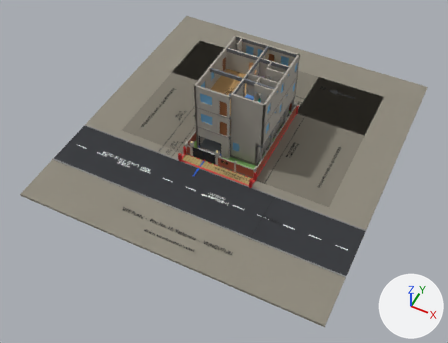
An edit to the glTF model public/models/stages/08_floors_pillars_beams.glb, drawn before and after from the same camera.
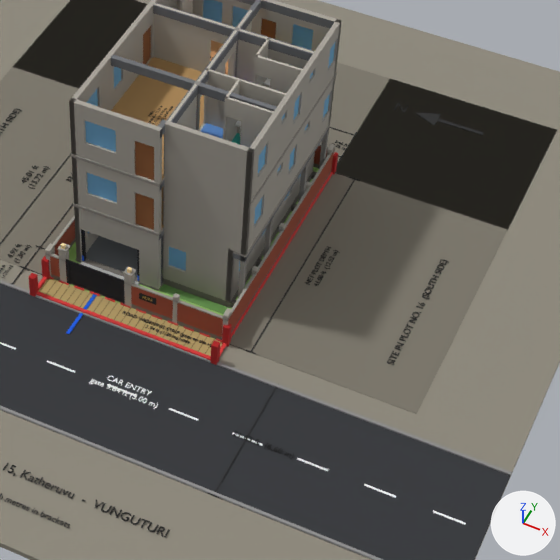
Old and new are each drawn whole from a 50 mm lens placed at (22.4, -49.2, 53.9), pointed at (0.8, -6.2, 0.1) and again close up on the part from 37% to 86% of the width and 13% to 77% of the height. Every picture has the same lights, and +X, +Y and +Z are marked at lower right. The older version's two pictures come first. Where no turn or scale is listed for an object, it has been applied to the vertices. Vertices at exactly the same position are counted once.

In view in the first close-up: '01_Neighbour_Plot', '01_Terrain', '02_Road_Widening', '05_Kerb', '05_Road.001', 'BEAM_Roof', 'FF_Door_Wood', 'FF_Wall_Exterior', 'GF_Ramp', 'GF_Wall_Exterior', 'LBL_SF_0_HALL', 'SF_Door_Wood', 'SF_Floor_Hall', 'SF_Glass', 'SF_Slab_RCC', 'SF_Wall_Exterior', 'SF_Wall_Interior' and 43 more.
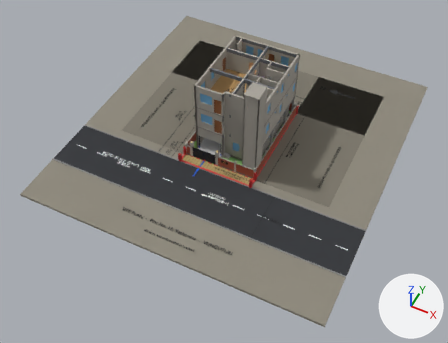
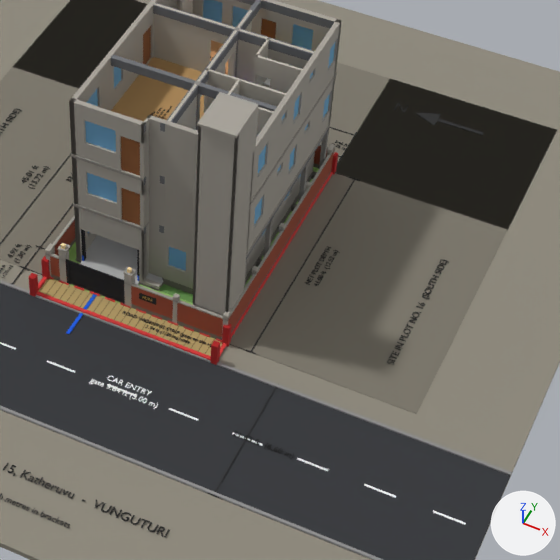
Where the newer file only moved an object's origin or applied its transform, the numbers keep the older frame.

Location of each change, (x1, y1, x2, y2) in pixels of the close-ups (560 x 560 px; the box of a moved part takes in the faces that stretch with it):
'SF_Wall_Exterior', reshaped: before (69, 0, 342, 206); after (69, 0, 342, 203)
'LIFT_Shaft', added: after (193, 92, 258, 316)
'FF_Wall_Exterior', reshaped: before (72, 58, 335, 255); after (72, 58, 335, 253)
'GF_Wall_Exterior', reshaped: before (74, 152, 315, 302); after (74, 152, 315, 289)
part 1 of me_gf_ramp_mesh, built on: before (80, 262, 139, 285); after (80, 235, 163, 285)
part 2 of me_gf_wall_exterior, cut back: before (139, 230, 161, 289); after (139, 221, 164, 289)
part 3 of me_ff_door_wood, moved or reshaped: before (135, 193, 154, 230); after (122, 188, 140, 225)
part 4 of me_ff_wall_exterior, cut back: before (117, 174, 162, 233); after (116, 169, 165, 228)
part 5 of me_lbl_sf_0_hall, moved or reshaped: before (150, 106, 173, 126); after (153, 106, 172, 118)
part 6 of me_sf_door_wood, moved or reshaped: before (135, 141, 154, 180); after (121, 136, 140, 176)
part 7 of me_sf_floor_hall, built on: before (140, 103, 204, 180); after (140, 103, 204, 122)
part 8 of me_sf_slab_rcc, cut back: before (71, 153, 165, 187); after (71, 153, 144, 181)
part 9 of me_sf_wall_exterior, cut back: before (116, 119, 162, 184); after (115, 113, 167, 179)
'GF_Floor_Parking', unchanged, covered by the edit: before (86, 236, 163, 285)

The change, as a list of edits to the scene's bpy script:
```text
Change me_gf_ramp_mesh:
    used by ob_gf_ramp; parent = ob_10_ground_floor; location = (-2.03, -4.91, 0.075); scale = (1.5, 1.5, 1.5)
    remove me_gf_ramp_mesh.from_pydata(...)  # 6 vertices, 8 faces; spans x -1.0..1.0, y -0.5..0.5, z -0.05..0.05
    add me_gf_ramp_mesh.from_pydata(...)  # 14 vertices, 20 faces; spans x -1.0..1.0, y -0.87..0.87, z -0.11..0.11
    me_gf_ramp_mesh part 1: the whole mesh is rebuilt
Change me_gf_wall_exterior:
    remove me_gf_wall_exterior.from_pydata(...)  # 254 vertices, 552 faces; spans x -3.82..3.82, y -5.14..5.14, z -1.8..1.8
    add me_gf_wall_exterior.from_pydata(...)  # 273 vertices, 588 faces; spans x -3.82..3.82, y -5.14..5.14, z -1.8..1.8
    me_gf_wall_exterior part 2: 2 vertices removed from x 0.46, y -5.14..-4.9, z 1.8; 21 vertices added at x -0.41..0.47, y -5.14..-4.41, z -1.8..1.8
Change me_ff_door_wood:
    where me_ff_door_wood.from_pydata(...)  # 24 vertices, 36 faces; spans x -2.58..2.58, y -5.05..5.05, z -0.97..0.97
    me_ff_door_wood part 3: the loose piece of 8 vertices spanning x 0.41..1.36, y -5.05..-5.0, z -0.97..0.97 is moved by (-0.68, 0.0, 0.0)
Change me_ff_wall_exterior:
    remove me_ff_wall_exterior.from_pydata(...)  # 260 vertices, 564 faces; spans x -4.12..4.12, y -5.14..5.14, z -1.5..1.5
    add me_ff_wall_exterior.from_pydata(...)  # 278 vertices, 598 faces; spans x -4.12..4.12, y -5.14..5.14, z -1.5..1.5
    me_ff_wall_exterior part 4: 2 vertices moved from x -0.1, y -5.14..-4.9, z 0.5 to x -0.6, y -5.14..-4.9, z 0.5; 10 vertices removed from x -1.05..0.15, y -5.14..-4.9, z -1.5..1.5; 28 vertices added at x -1.73..0.17, y -5.14..-4.41, z -1.5..1.5
Change me_lbl_sf_0_hall:
    remove me_lbl_sf_0_hall.from_pydata(...)  # 1060 vertices, 1964 faces; spans x -0.39..0.39, y -0.86..0.86, z -0.01..0.01
    add me_lbl_sf_0_hall.from_pydata(...)  # 1144 vertices, 2120 faces; spans x -0.33..0.33, y -0.86..0.86, z -0.01..0.01
    me_lbl_sf_0_hall part 5: 17 vertices moved within x -0.13..0.33, y -0.84..0.78, z -0.01..0.01; 602 vertices removed from x -0.39..0.39, y -0.86..0.86, z -0.01..0.01; 884 vertices added at x -0.33..0.33, y -0.86..0.86, z -0.01..0.01
    other edits to the shape of me_lbl_sf_0_hall do not show in these pictures
Change me_sf_door_wood:
    where me_sf_door_wood.from_pydata(...)  # 24 vertices, 36 faces; spans x -2.58..2.58, y -5.05..5.05, z -0.97..0.97
    me_sf_door_wood part 6: the loose piece of 8 vertices spanning x 0.41..1.36, y -5.05..-5.0, z -0.97..0.97 is moved by (-0.68, 0.0, 0.0)
Change me_sf_floor_hall:
    remove me_sf_floor_hall.from_pydata(...)  # 8 vertices, 12 faces; spans x -2.02..2.02, y -3.66..3.66, z -0.01..0.01
    add me_sf_floor_hall.from_pydata(...)  # 14 vertices, 24 faces; spans x -2.02..2.02, y -3.66..3.66, z -0.01..0.01
    me_sf_floor_hall part 7
    2 vertices are removed from x 2.02, y -3.66, z -0.01..0.01
    10 faces are deleted
    8 vertices are added at x -2.02..2.02, y -3.66..-3.17, z -0.01..0.01
    22 new faces join them
Change me_sf_slab_rcc:
    remove me_sf_slab_rcc.from_pydata(...)  # 14 vertices, 24 faces; spans x -4.15..4.15, y -5.16..5.16, z -0.08..0.08
    add me_sf_slab_rcc.from_pydata(...)  # 18 vertices, 34 faces; spans x -4.15..4.15, y -5.16..5.16, z -0.08..0.08
    me_sf_slab_rcc part 8
    2 vertices are removed from x 0.16, y -5.16, z -0.08..0.08
    12 faces are deleted
    6 vertices are added at (-4.15, -4.63, -0.08), (-0.6, -4.63, -0.08), (-0.6, -5.16, -0.08), (-4.15, -4.63, 0.08), (-0.6, -5.16, 0.08), (-0.6, -4.63, 0.08)
    22 new faces join them
Change me_sf_wall_exterior:
    remove me_sf_wall_exterior.from_pydata(...)  # 260 vertices, 564 faces; spans x -4.12..4.12, y -5.14..5.14, z -1.5..1.5
    add me_sf_wall_exterior.from_pydata(...)  # 278 vertices, 598 faces; spans x -4.12..4.12, y -5.14..5.14, z -1.5..1.5
    me_sf_wall_exterior part 9: 2 vertices moved from x -0.1, y -5.14..-4.9, z 0.5 to x -0.6, y -5.14..-4.9, z 0.5; 10 vertices removed from x -1.05..0.15, y -5.14..-4.9, z -1.5..1.5; 28 vertices added at x -1.73..0.17, y -5.14..-4.41, z -1.5..1.5
Add ob_lift_shaft:
    ob_lift_shaft = bpy.data.objects.new('LIFT_Shaft', me_lift_shaft)  # 64 vertices, 120 faces; spans x -0.85..0.85, y -1.06..1.06, z -6.08..6.08; in mat_wall_exterior (grey #a8a39a)
    ob_lift_shaft.location = (3.61, -4.49, 6.09)
```
